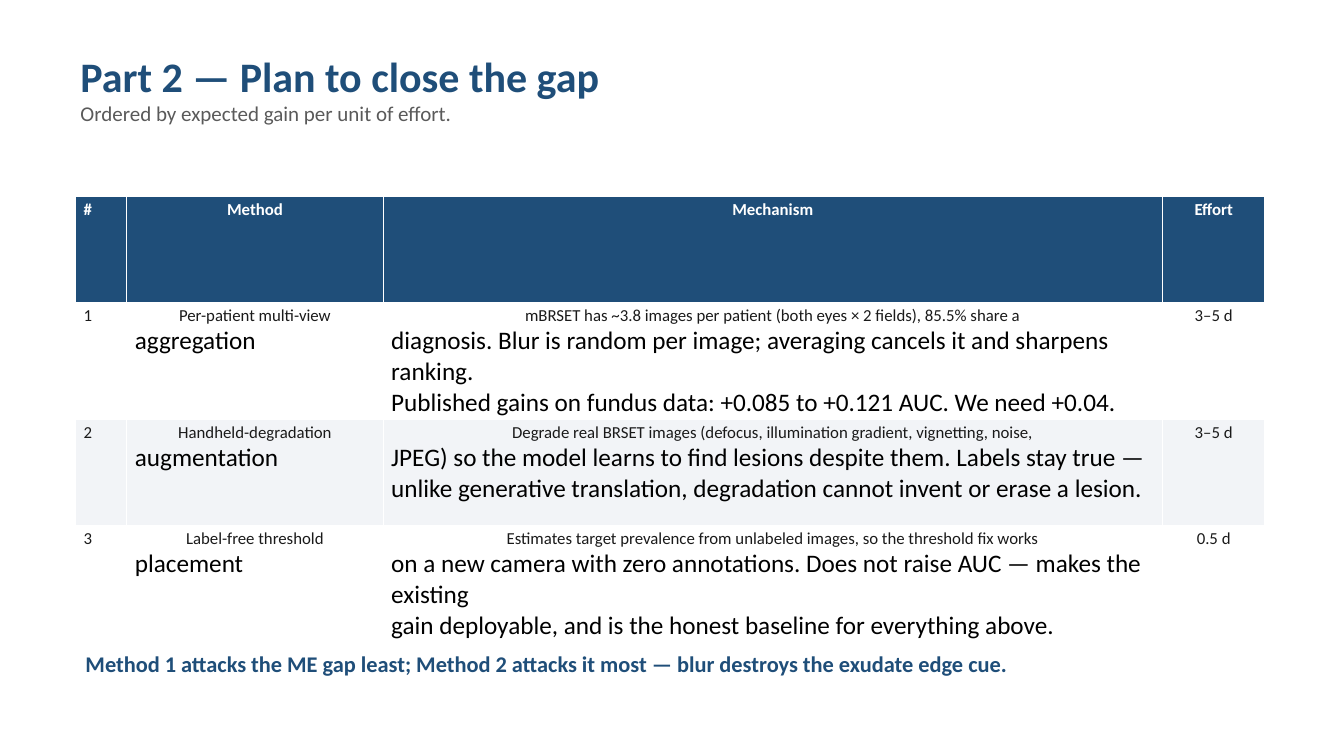
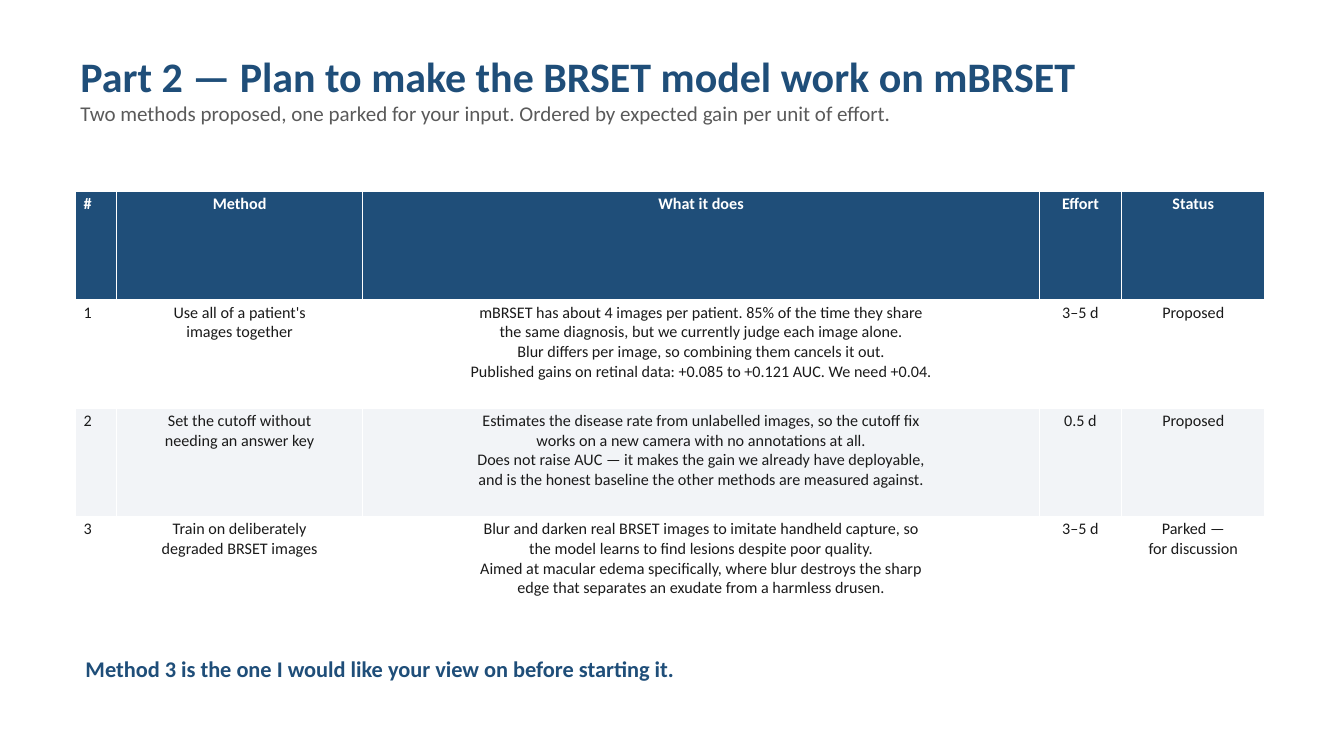
Before and after one commit to Sahith59/brset-convnextv2, a slide deck: slide 10 of presentation/BRSET_ConvNeXtV2_Progress.pptx. Drawn at 1344x756 pixels with LibreOffice and Linux fonts; fonts in the diff are those of the drawing. Boxes give left, top, right and bottom in pixels: in the first picture for what was removed or moved away, otherwise in the second. Text is boxed around its words. In the diff, an @@ line names an element or a change of style, - is before the commit and + after.

```diff
--- a/presentation/BRSET_ConvNeXtV2_Progress.pptx
+++ b/presentation/BRSET_ConvNeXtV2_Progress.pptx
@@ text at (80, 62, 1075, 125): text changed @@
-Part 2 — Plan to close the gap
-Ordered by expected gain per unit of effort.
+Part 2 — Plan to make the BRSET model work on mBRSET
+Two methods proposed, one parked for your input. Ordered by expected gain per unit of effort.
@@ table at (76, 192, 1264, 625) @@
-column 2: Method | Per-patient multi-view / aggregation | Handheld-degradation / augmentation | Label-free threshold / placement
-column 3: Mechanism | mBRSET has ~3.8 images per patient (both eyes × 2 fields), 85.5% share a / diagnosis. Blur is random per image; averaging cancels it and sharpens ranking. / Published gains on fundus data: +0.085 to +0.121 AUC. We need +0.04. | Degrade real BRSET images (defocus, illumination gradient, vignetting, noise, / JPEG) so the model learns to find lesions despite them. Labels stay true — / unlike generative translation, degradation cannot invent or erase a lesion. | Estimates target prevalence from unlabeled images, so the threshold fix works / on a new camera with zero annotations. Does not raise AUC — makes the existing / gain deployable, and is the honest baseline for everything above.
-column 4: Effort | 3–5 d | 3–5 d | 0.5 d
+column 2: Method | Use all of a patient's / images together | Set the cutoff without / needing an answer key | Train on deliberately / degraded BRSET images
+column 3: What it does | mBRSET has about 4 images per patient. 85% of the time they share / the same diagnosis, but we currently judge each image alone. / Blur differs per image, so combining them cancels it out. / Published gains on retinal data: +0.085 to +0.121 AUC. We need +0.04. | Estimates the disease rate from unlabelled images, so the cutoff fix / works on a new camera with no annotations at all. / Does not raise AUC — it makes the gain we already have deployable, / and is the honest baseline the other methods are measured against. | Blur and darken real BRSET images to imitate handheld capture, so / the model learns to find lesions despite poor quality. / Aimed at macular edema specifically, where blur destroys the sharp / edge that separates an exudate from a harmless drusen.
+column 4: Effort | 3–5 d | 0.5 d | 3–5 d
+column 5: Status | Proposed | Proposed | Parked — / for discussion
@@ table: place and size @@
-table at (76, 197, 1265, 643)
+table at (76, 192, 1264, 625)
@@ text at (85, 661, 674, 681): text changed @@
-Method 1 attacks the ME gap least; Method 2 attacks it most — blur destroys the exudate edge cue.
+Method 3 is the one I would like your view on before starting it.
```
Also in this commit, not shown: 5 other slides changed, 1 other file.
